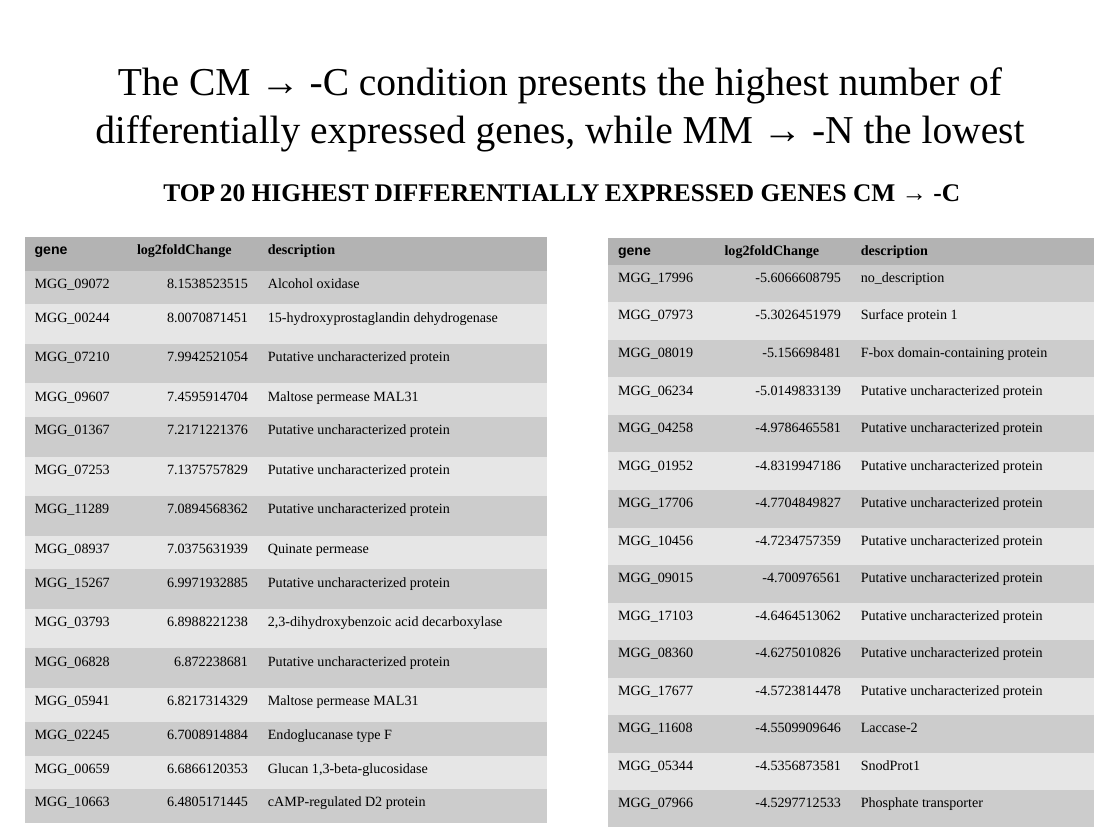
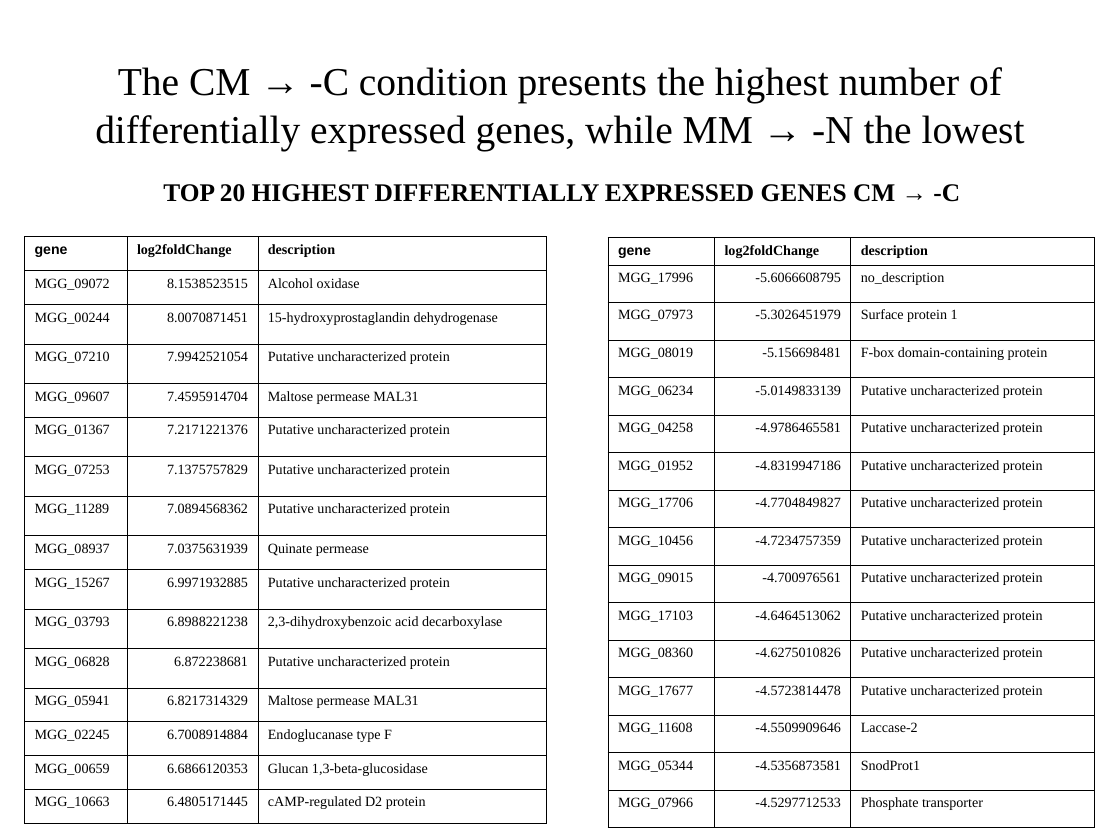
Before and after one commit to wilkinsonlab/m-oryzae-polya, a slide deck: slide 24 of doc/version_21/oryzae_presentation.odp. Drawn at 1120x840 pixels with LibreOffice and Linux fonts; fonts in the diff are those of the drawing. Boxes give left, top, right and bottom in pixels: in the first picture for what was removed or moved away, otherwise in the second. Text is boxed around its words. In the diff, an @@ line names an element or a change of style, - is before the commit and + after.

```diff
--- a/doc/version_21/oryzae_presentation.odp
+++ b/doc/version_21/oryzae_presentation.odp
@@ table at [24,237,547,823] @@
@@ fill #B3B3B3 to none in row 1 @@
@@ fill #CCCCCC to none in 24 cells @@
@@ fill #E6E6E6 to none in 21 cells @@
@@ borders changed @@
@@ table at [609,238,1096,827] @@
@@ fill #B3B3B3 to none in row 1 @@
@@ fill #CCCCCC to none in 24 cells @@
@@ fill #E6E6E6 to none in 21 cells @@
@@ borders changed @@
```
Also in this commit, not shown: 5 other slides changed, 2 other files.
